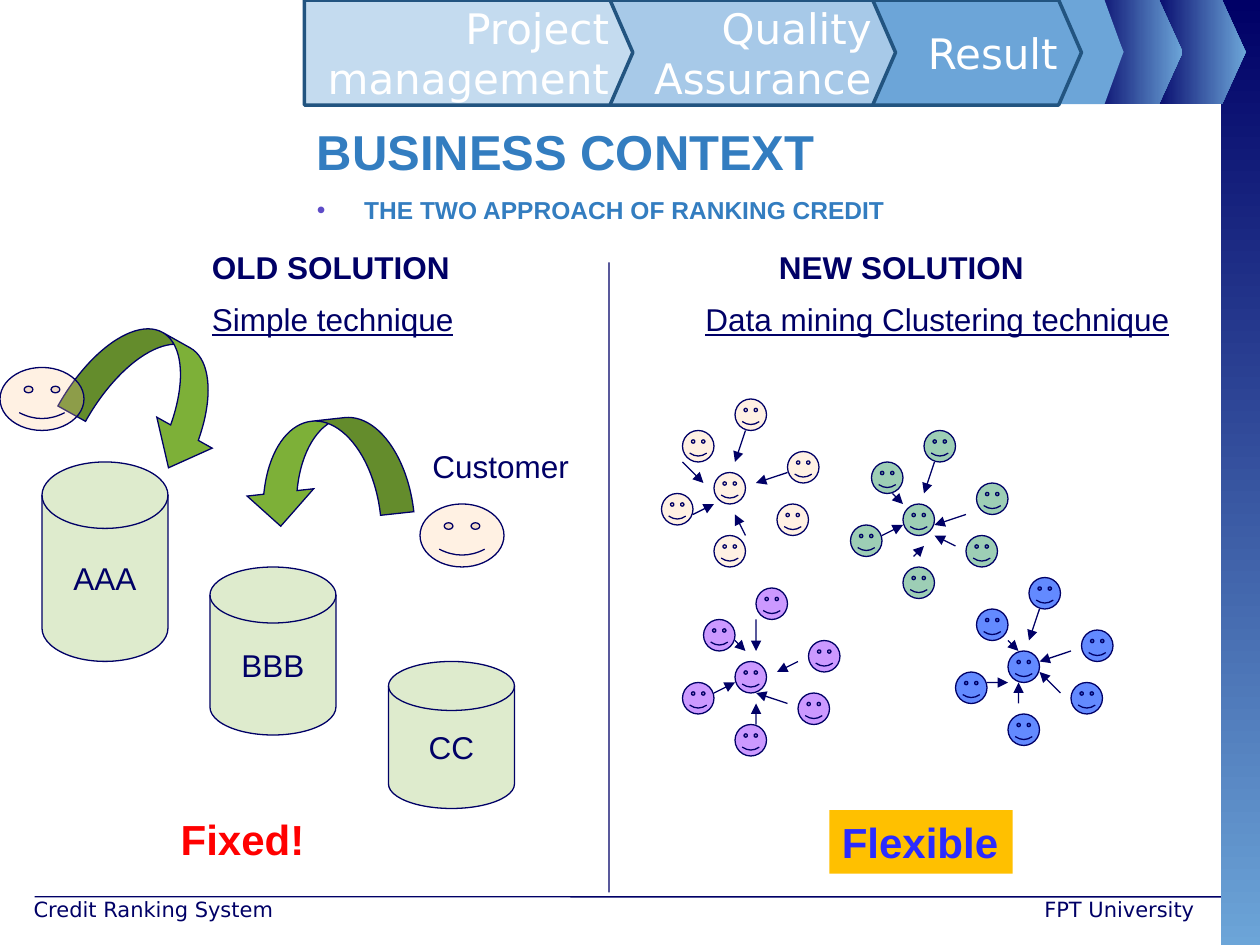
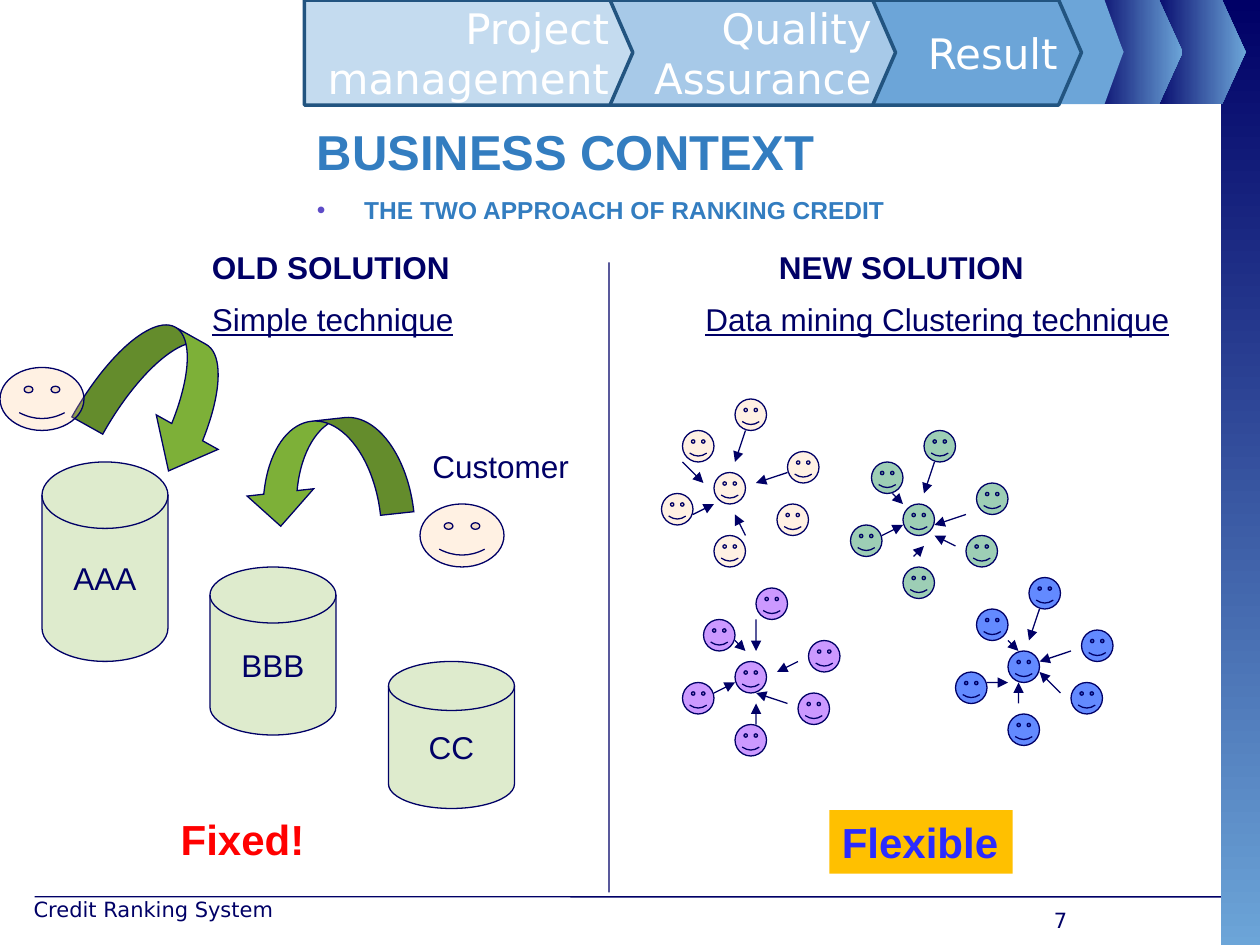
Before and after one commit to maily89/fbdm, a slide deck: slide 7 of Deliverables/FBD - slide.pptx. Drawn at 1260x945 pixels with LibreOffice and Linux fonts; fonts in the diff are those of the drawing; background and template pictures are left out. Boxes give left, top, right and bottom in pixels: in the first picture for what was removed or moved away, otherwise in the second. Text is boxed around its words. In the diff, an @@ line names an element or a change of style, - is before the commit and + after.

```diff
--- a/Deliverables/FBD - slide.pptx
+++ b/Deliverables/FBD - slide.pptx
@@ curved down arrow resized from (x1=58, y1=305, x2=252, y2=483) to (x1=72, y1=304, x2=263, y2=487) @@
@@ text removed at (x1=1044, y1=901, x2=1194, y2=922) @@
-FPT University
@@ page number added at (x1=1054, y1=912, x2=1067, y2=928), 12 pt, text #000066 @@
+7
```
Also in this commit, not shown: 39 other slides changed, 4 slides removed, 20 other files.
